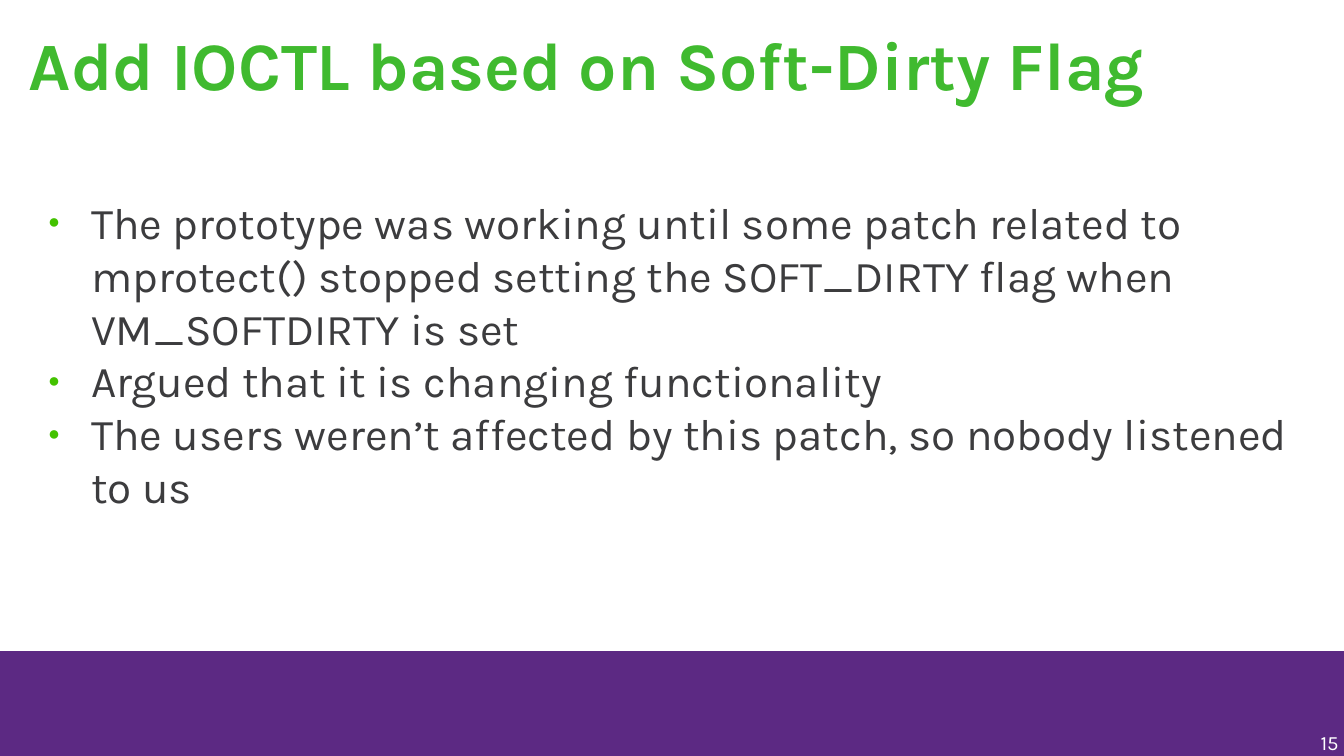
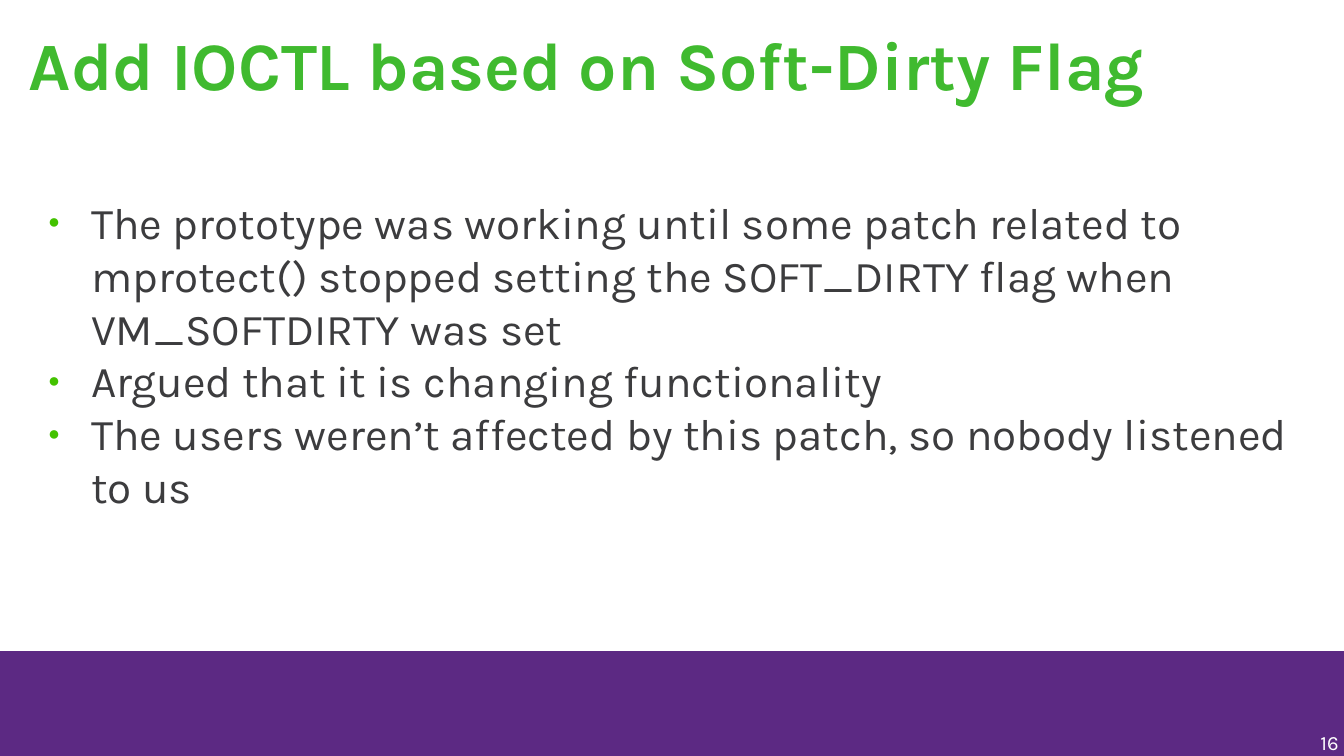
Before and after one commit to musamaanjum/presentations, a slide deck: slide 16 of Adding-Functionality-to-make-Windows-games-run-faster-on-Linux-v1.odp (slide 15 before the commit). Drawn at 1344x756 pixels with LibreOffice and Linux fonts; fonts in the diff are those of the drawing; background and template pictures are left out. Boxes give left, top, right and bottom in pixels: in the first picture for what was removed or moved away, otherwise in the second. Text is boxed around its words. In the diff, an @@ line names an element or a change of style, - is before the commit and + after.

```diff
--- a/Adding-Functionality-to-make-Windows-games-run-faster-on-Linux-v1.odp
+++ b/Adding-Functionality-to-make-Windows-games-run-faster-on-Linux-v1.odp
@@ text at (x1=91, y1=208, x2=1182, y2=346): text changed @@
-● The prototype was working until some patch related to mprotect() stopped setting the SOFT_DIRTY flag when VM_SOFTDIRTY is set
+● The prototype was working until some patch related to mprotect() stopped setting the SOFT_DIRTY flag when VM_SOFTDIRTY was set
@@ page number at (x1=1320, y1=737, x2=1338, y2=750): text changed @@
-15
+16
```
Also in this commit, not shown: 17 other slides changed, 3 slides added, 2 slides removed.
